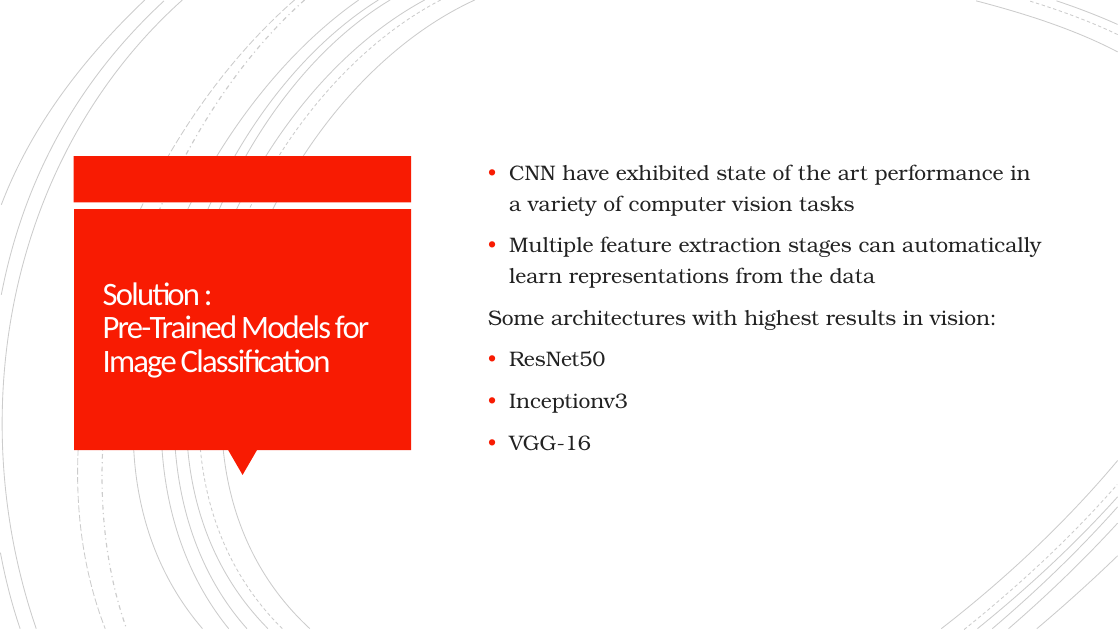
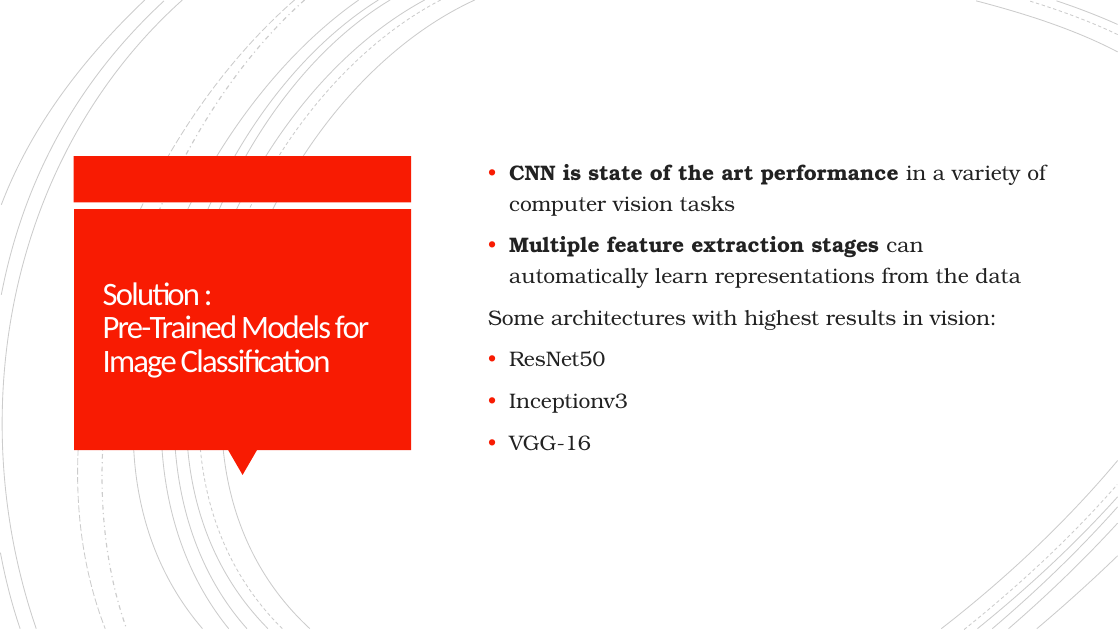
Before and after one commit to Kaoutar-Nahli/Early-Fire-Detection, a slide deck: slide 4 of deep-learning-fire-detection.pptx. Drawn at 1120x630 pixels with LibreOffice and Linux fonts; fonts in the diff are those of the drawing. Boxes give left, top, right and bottom in pixels: in the first picture for what was removed or moved away, otherwise in the second. Text is boxed around its words. In the diff, an @@ line names an element or a change of style, - is before the commit and + after.

```diff
--- a/deep-learning-fire-detection.pptx
+++ b/deep-learning-fire-detection.pptx
@@ text at box(509, 164, 1045, 216): text changed @@
-• CNN have exhibited state of the art performance in a variety of computer vision tasks
+• CNN is state of the art performance in a variety of computer vision tasks
@@ text at box(509, 236, 1021, 288): bold on in "Multiple feature extraction stages" @@
```
Also in this commit, not shown: 8 other slides changed.
